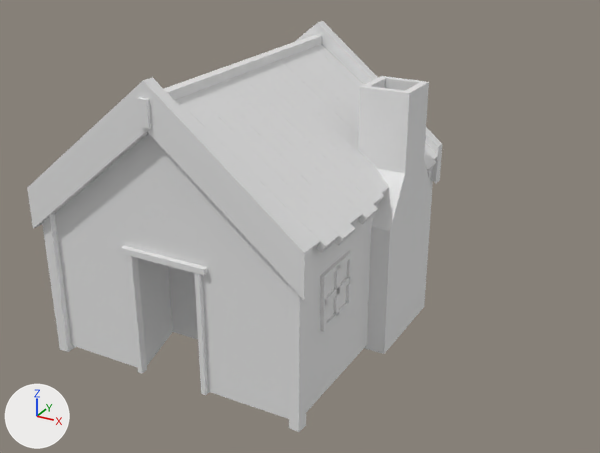
The Blender file modelagem-casa.blend: old version first, new version second.
Both versions are drawn from a camera (50 mm lens) standing at (2.95, -4.64, 2.12) and looking at (0.47, -0.13, -0.14). Lighting does not change. The marker at lower left points along +X, +Y and +Z.
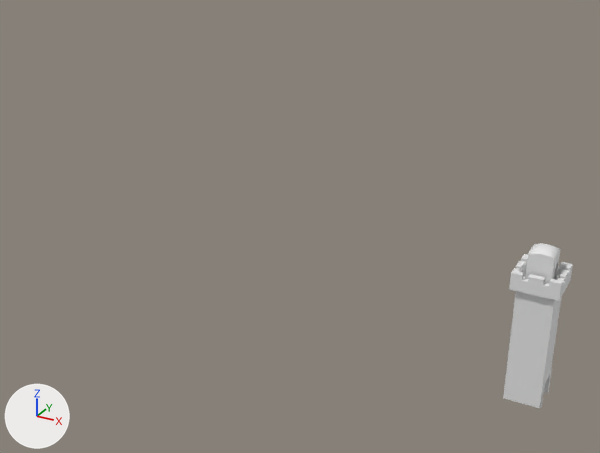
The newer file is also rescaled (x8.652), turned or shifted as a whole; pictures and numbers use the older file's frame.

What differs and where, as boxes [x1, y1, x2, y2] in the pictures (600 x 453 px):
'Cube', reshaped (83% narrower, 60% shorter)
    before: [27, 21, 442, 432]
    after: [503, 243, 573, 408]
'Cube.001', hidden
    before: [358, 76, 432, 354]

Patch to the scene script:
```diff
--- a/modelagem-casa.blend.py
+++ b/modelagem-casa.blend.py
@@ me_cube_004 @@
+me_cube_004.from_pydata(...)  # 417 vertices, 397 faces; spans x 1.91..2.21, y -0.15..0.15, z -1.03..0.03
@@ ob_cube @@
-ob_cube = bpy.data.objects.new('Cube', me_cube_001)
+ob_cube = bpy.data.objects.new('Cube', me_cube_004)
 ob_cube.location = (0.0, 0.0, 0.0)
@@ ob_cube_001 @@
 ob_cube_001.location = (2.551, 0.0, 0.0)
+ob_cube_001.hide_set(True)  # its collection is switched off
```
